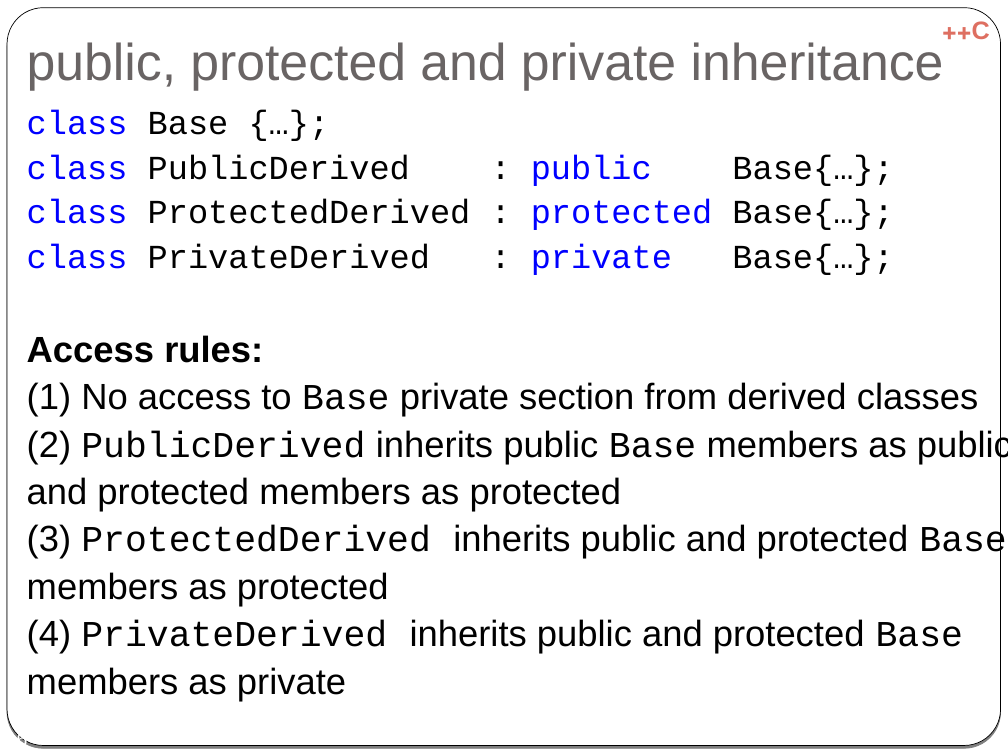
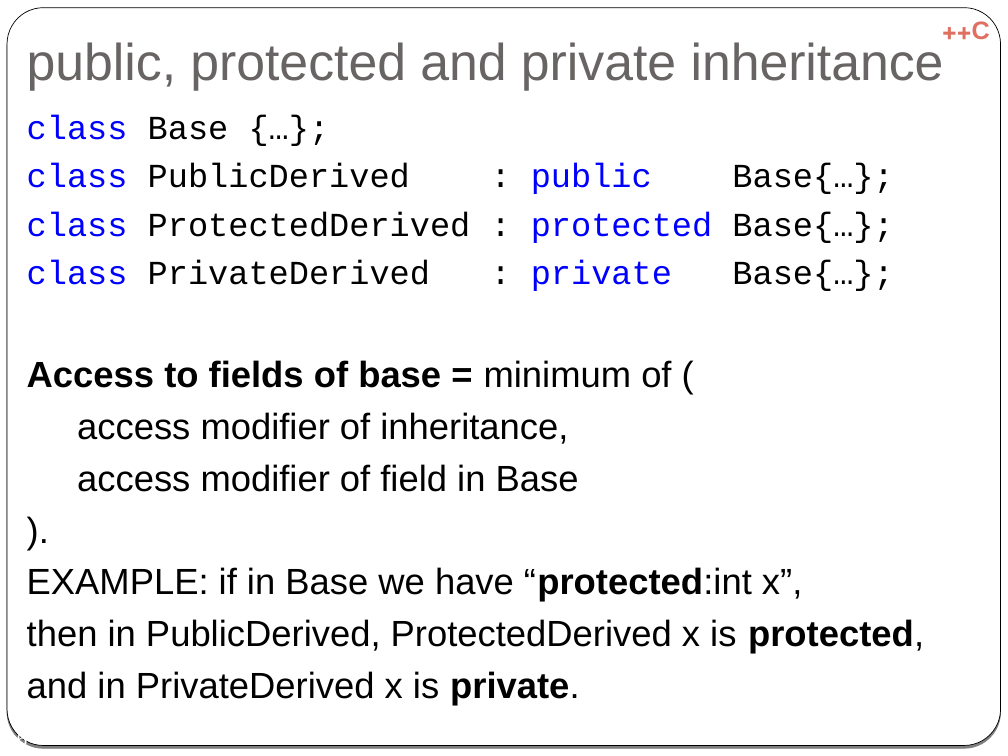
Before and after one commit to cpp-at-ariel/cpp-5778, a slide deck: slide 16 of week06-inheritance/slides-inheritance.odp. Drawn at 1008x756 pixels with LibreOffice and Linux fonts; fonts in the diff are those of the drawing. Boxes give left, top, right and bottom in pixels: in the first picture for what was removed or moved away, otherwise in the second. Text is boxed around its words. In the diff, an @@ line names an element or a change of style, - is before the commit and + after.

```diff
--- a/week06-inheritance/slides-inheritance.odp
+++ b/week06-inheritance/slides-inheritance.odp
@@ text at (27,114,893,291): line spacing 0.9 to 1 @@
@@ text at (27,360,924,706): text changed @@
-Access rules:
-(1) No access to Base private section from derived classes
-(2) PublicDerived inherits public Base members as public,
-and protected members as protected
-(3) ProtectedDerived inherits public and protected Base
-members as protected
-(4) PrivateDerived inherits public and protected Base
-members as private
+Access to fields of base = minimum of (
+access modifier of inheritance,
+access modifier of field in Base
+).
+EXAMPLE: if in Base we have “protected:int x”,
+then in PublicDerived, ProtectedDerived x is protected,
+and in PrivateDerived x is private.
```
Also in this commit, not shown: 7 other slides changed, 1 slide added, 1 slide removed, 3 other files.
